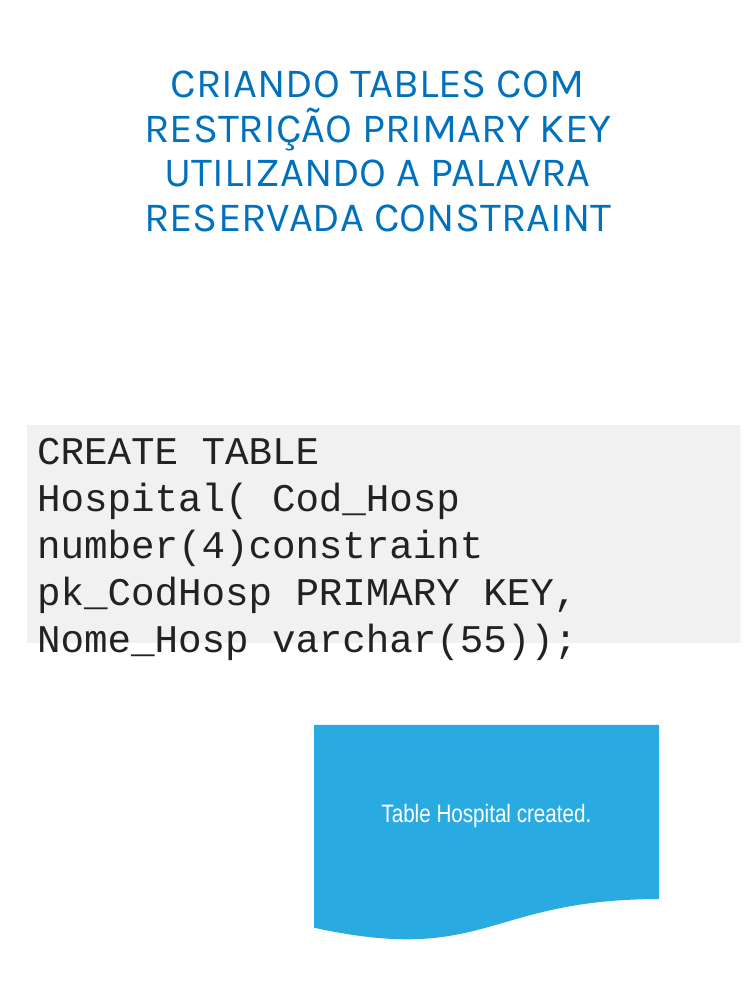
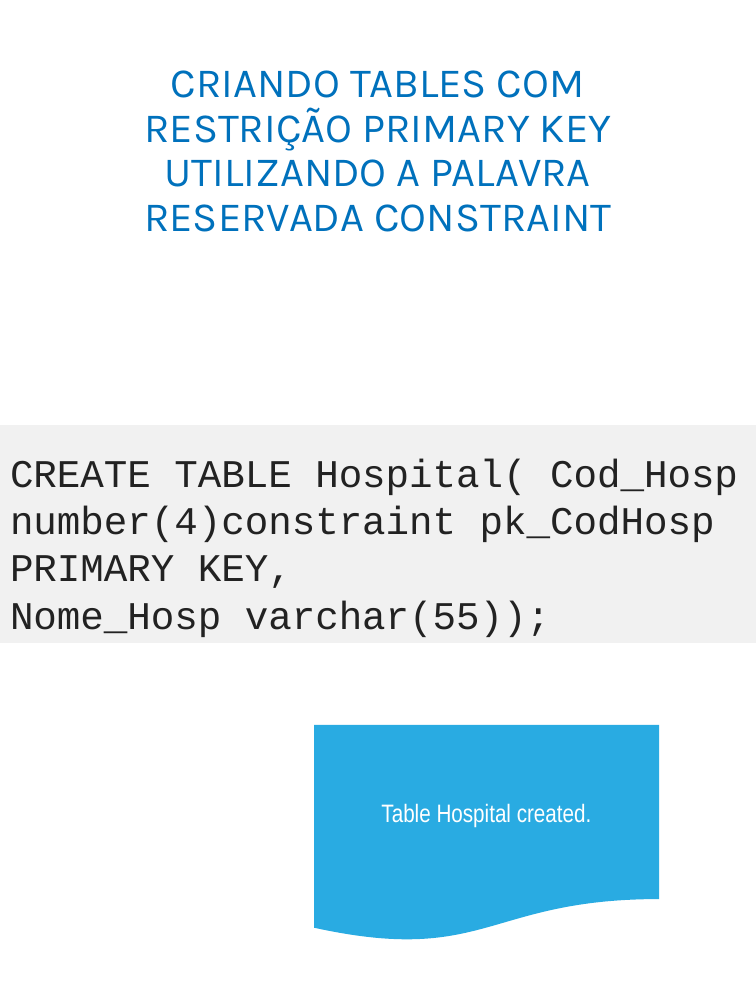
Before and after one commit to adilsonlopesoracle/BancodeDados_Olinda, a slide deck: slide 121 of BANCO DE DADOS_Atualizado.pptx (slide 117 before the commit). Drawn at 756x1008 pixels with LibreOffice and Linux fonts; fonts in the diff are those of the drawing. Boxes give left, top, right and bottom in pixels: in the first picture for what was removed or moved away, otherwise in the second. Text is boxed around its words. In the diff, an @@ line names an element or a change of style, - is before the commit and + after.

```diff
--- a/BANCO DE DADOS_Atualizado.pptx
+++ b/BANCO DE DADOS_Atualizado.pptx
@@ rectangle "CREATE TABLE Hospital( Cod_Hosp number(4)constraint ...": place and size @@
-rectangle "CREATE TABLE Hospital( Cod_Hosp number(4)constraint ..." at [27, 425, 741, 643]
+rectangle "CREATE TABLE Hospital( Cod_Hosp number(4)constraint ..." at [0, 425, 756, 643]
```
Also in this commit, not shown: 1 other slide changed, 28 slides added.
